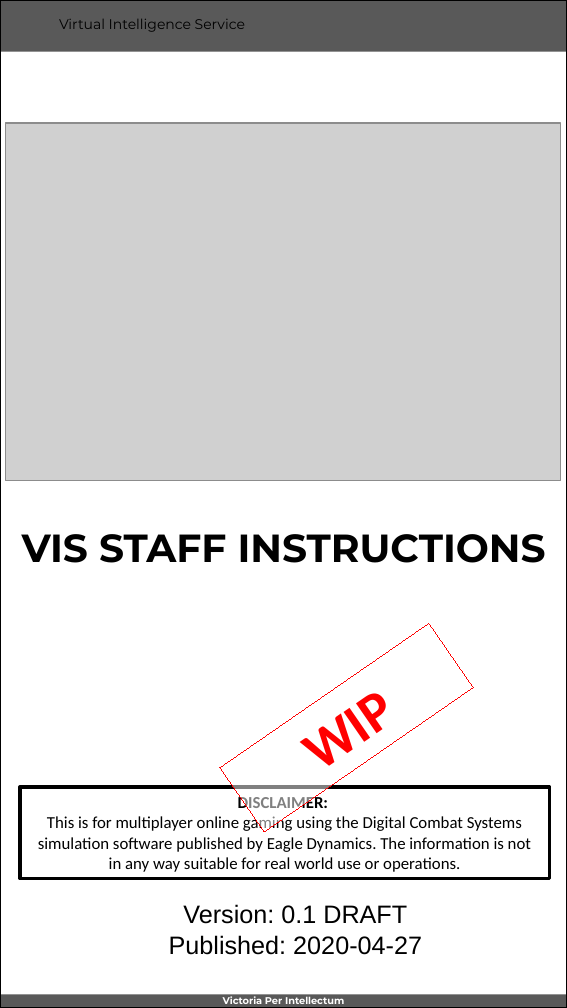
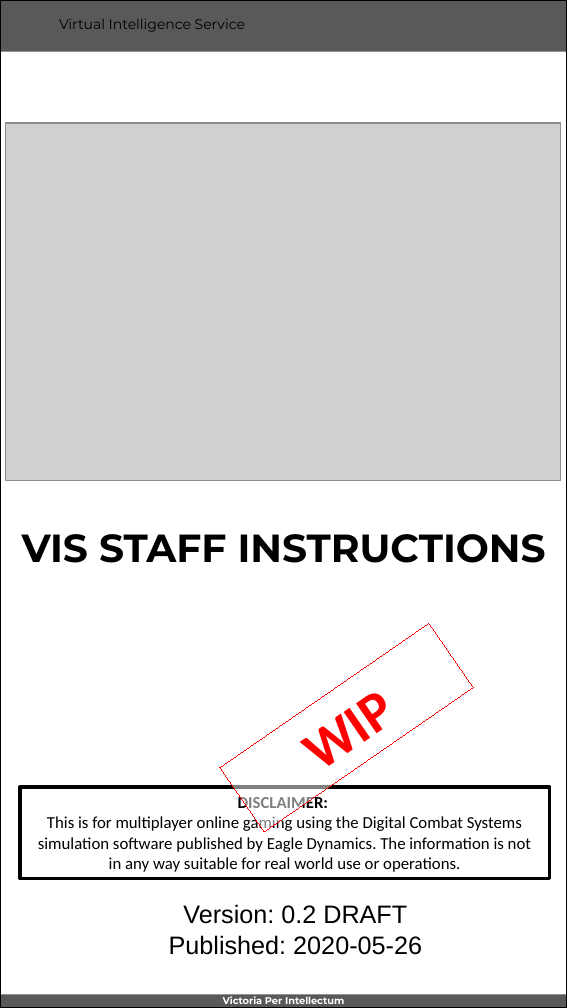
Before and after one commit to 132nd-vWing/VIS, a slide deck: slide 1 of VIS WORKSPACE/VIS Instructions.pptx. Drawn at 567x1008 pixels with LibreOffice and Linux fonts; fonts in the diff are those of the drawing; grey boxes stand for pictures; background and template pictures are left out. Boxes give left, top, right and bottom in pixels: in the first picture for what was removed or moved away, otherwise in the second. Text is boxed around its words. In the diff, an @@ line names an element or a change of style, - is before the commit and + after.

```diff
--- a/VIS WORKSPACE/VIS Instructions.pptx
+++ b/VIS WORKSPACE/VIS Instructions.pptx
@@ text at [183,904,407,924]: text changed @@
-Version: 0.1 DRAFT
+Version: 0.2 DRAFT
@@ text at [169,935,422,955]: text changed @@
-Published: 2020-04-27
+Published: 2020-05-26
```
Also in this commit, not shown: 3 other slides changed, 1 slide added, 2 other files.
